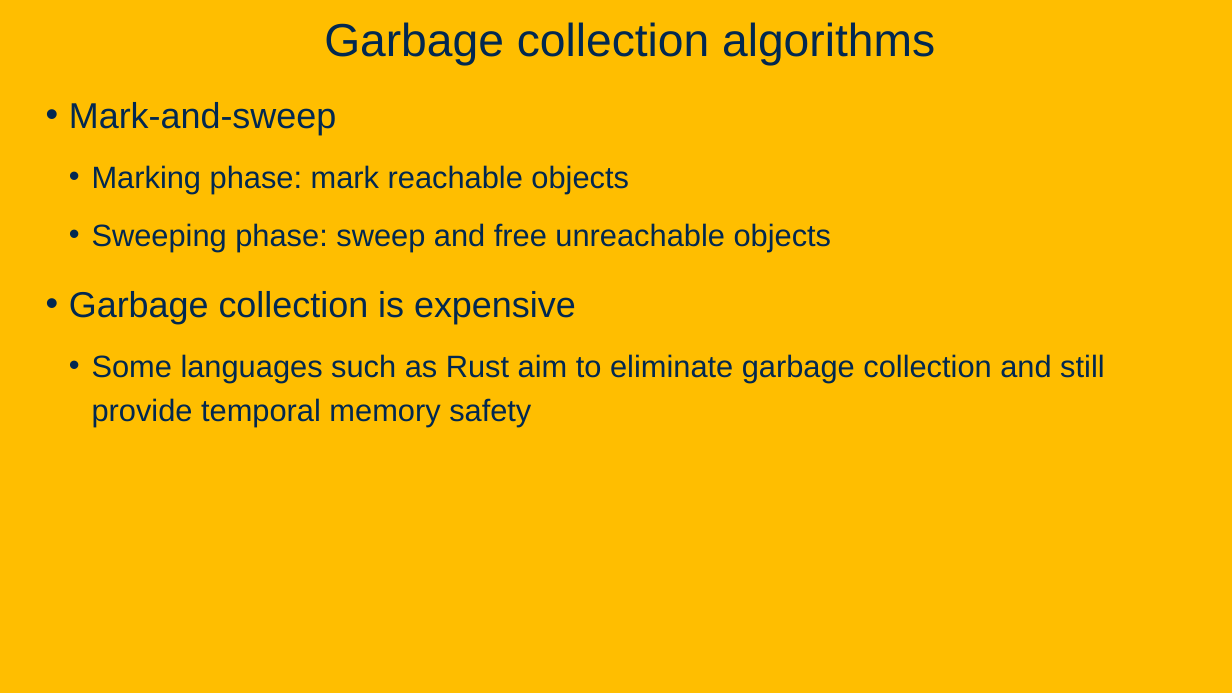
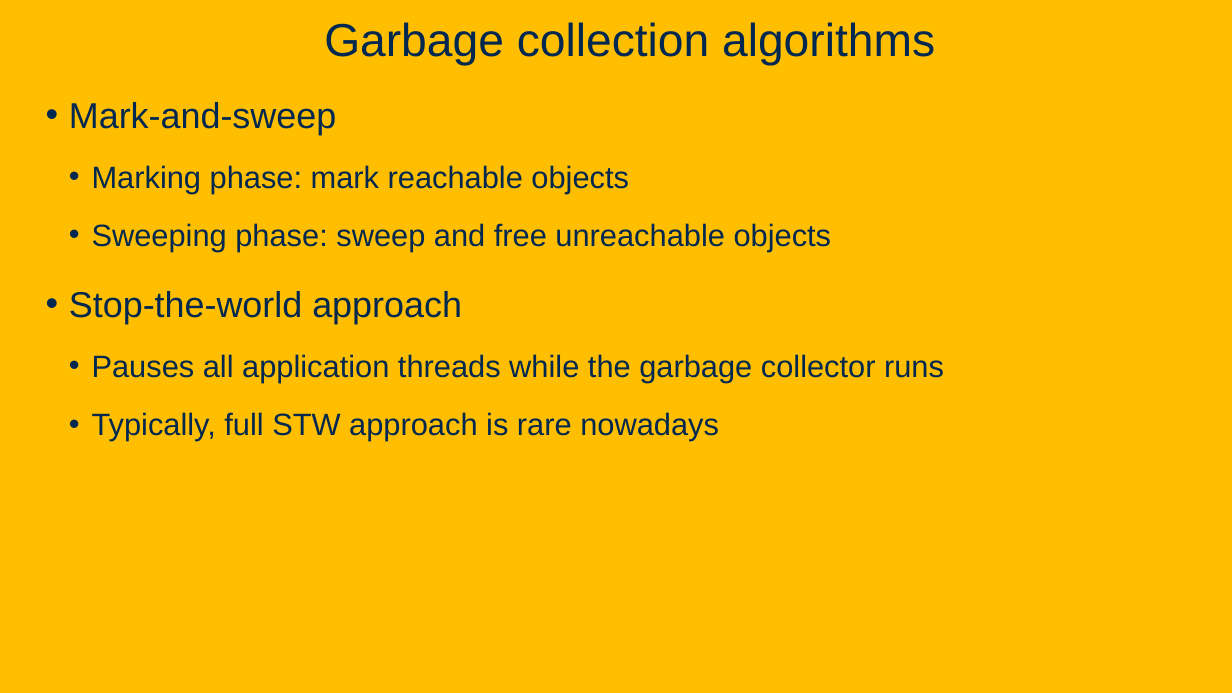
Before and after one commit to davsec-teaching/ECS160-Winter2025, a slide deck: slide 90 of slides/9_software_security.pptx (slide 63 before the commit). Drawn at 1232x693 pixels with LibreOffice and Linux fonts; fonts in the diff are those of the drawing; background and template pictures are left out. Boxes give left, top, right and bottom in pixels: in the first picture for what was removed or moved away, otherwise in the second. Text is boxed around its words. In the diff, an @@ line names an element or a change of style, - is before the commit and + after.

```diff
--- a/slides/9_software_security.pptx
+++ b/slides/9_software_security.pptx
@@ text at (x1=69, y1=291, x2=944, y2=441): text changed @@
-• Garbage collection is expensive
-  • Some languages such as Rust aim to eliminate garbage collection and still provide temporal memory safety
+• Stop-the-world approach
+  • Pauses all application threads while the garbage collector runs
+  • Typically, full STW approach is rare nowadays
```
Also in this commit, not shown: 8 other slides changed, 28 slides added.
